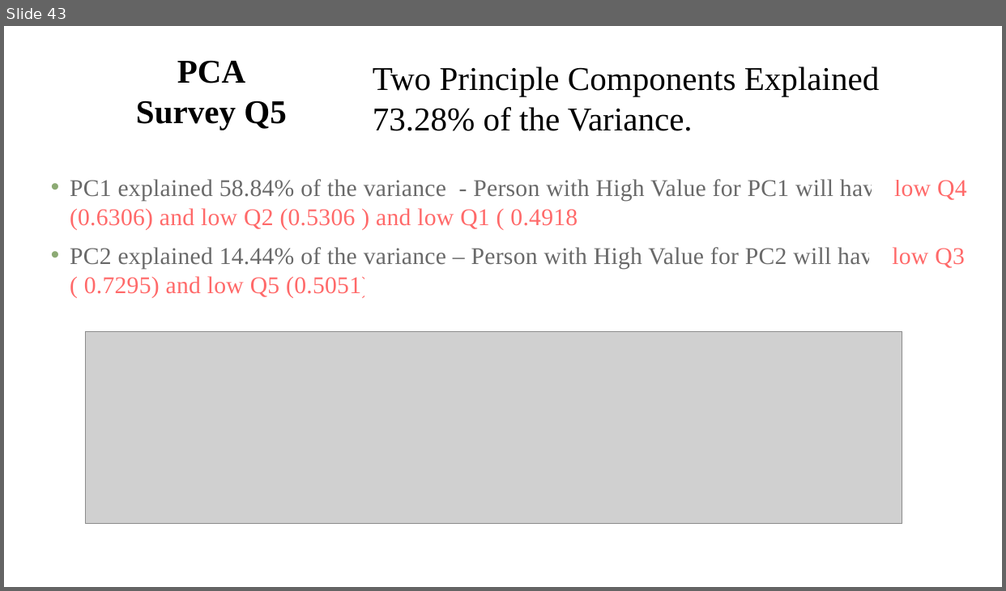
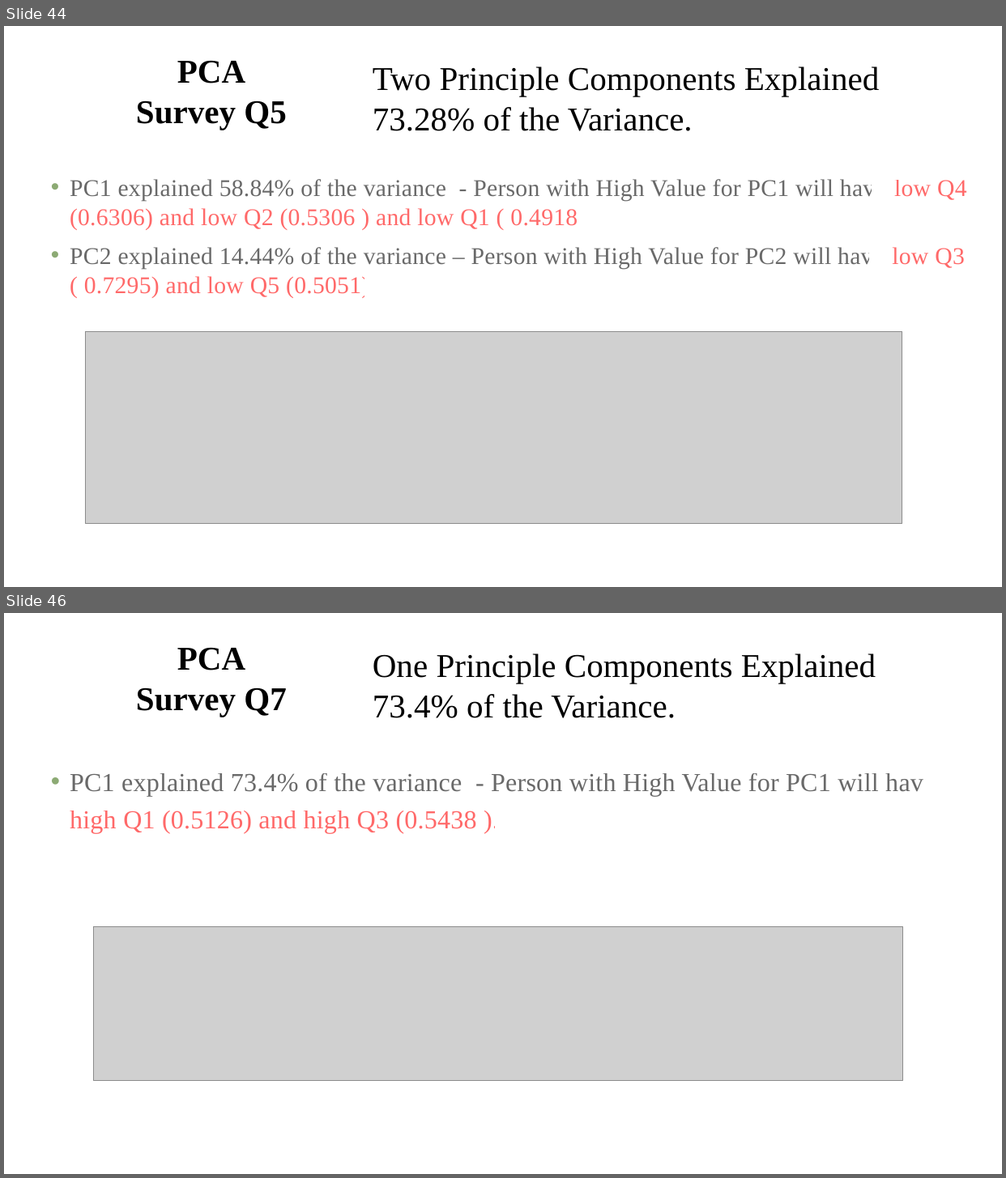
Before and after one commit to ironhacks/spring-2017-analysis, a slide deck: surveys/survey_analysis_and_pca_theory.pptx. Shown one above the other, each under a label of ours: slide 43 before the commit, slides 44 and 46 after it; the slides between them are not shown. The pictures are 1006x591 and 1006x1178 pixels, drawn with LibreOffice and Linux fonts; fonts in the diff are those of the drawing; grey boxes stand for pictures. Boxes give left, top, right and bottom in pixels: in the first picture for what was removed or moved away, otherwise in the second. Text is boxed around its words. In the diff, an @@ line names an element or a change of style, - is before the commit and + after.

Commit message:
survey question

```diff
--- a/surveys/survey_analysis_and_pca_theory.pptx
+++ b/surveys/survey_analysis_and_pca_theory.pptx
@@ slide 46 added at (4, 613, 1002, 1174), background #FFFFFF @@
@@ title added at (136, 647, 286, 716), 32 pt, text #000000, bold @@
+PCA
+Survey Q7
@@ text added at (373, 653, 876, 718), 32 pt, text #000000 @@
+One Principle Components Explained 73.4% of the Variance.
@@ text added at (70, 773, 935, 834), 25 pt, text #000000 at 58% opacity @@
+• PC1 explained 73.4% of the variance - Person with High Value for PC1 will have high Q1 (0.5126) and high Q3 (0.5438 ).
@@ picture added at (93, 926, 902, 1080) @@
@@ what was slide 43 is now slide 44 @@
```
Also in this commit, not shown: 2 other slides added, 4 other files.
